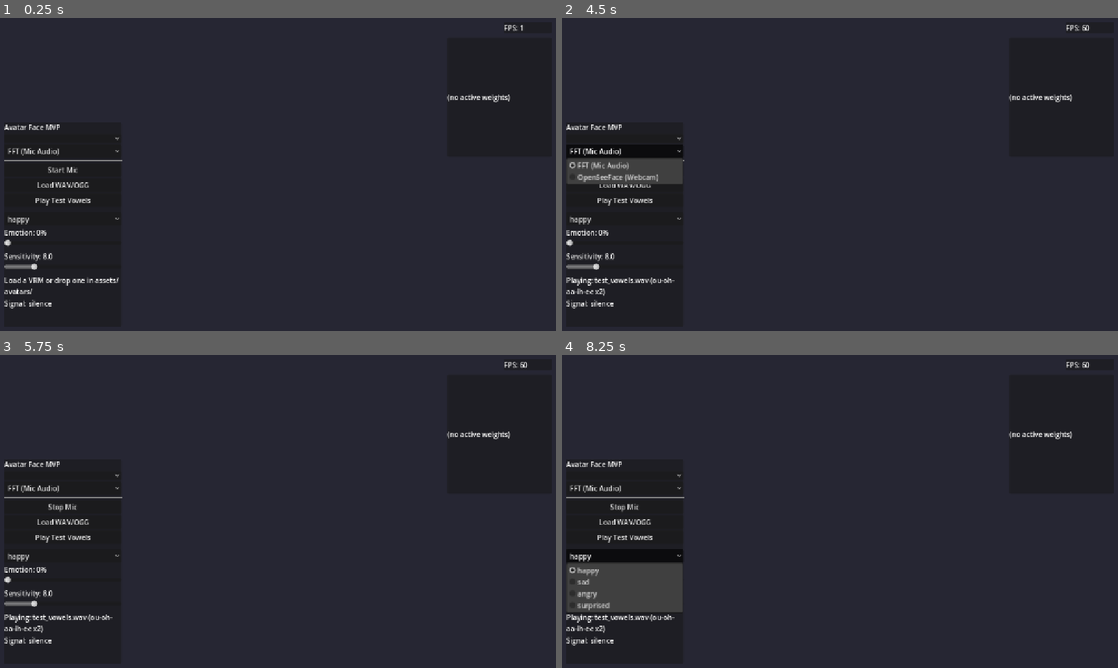
Above: before the commit, frames 1-4 (two rows, left to right).
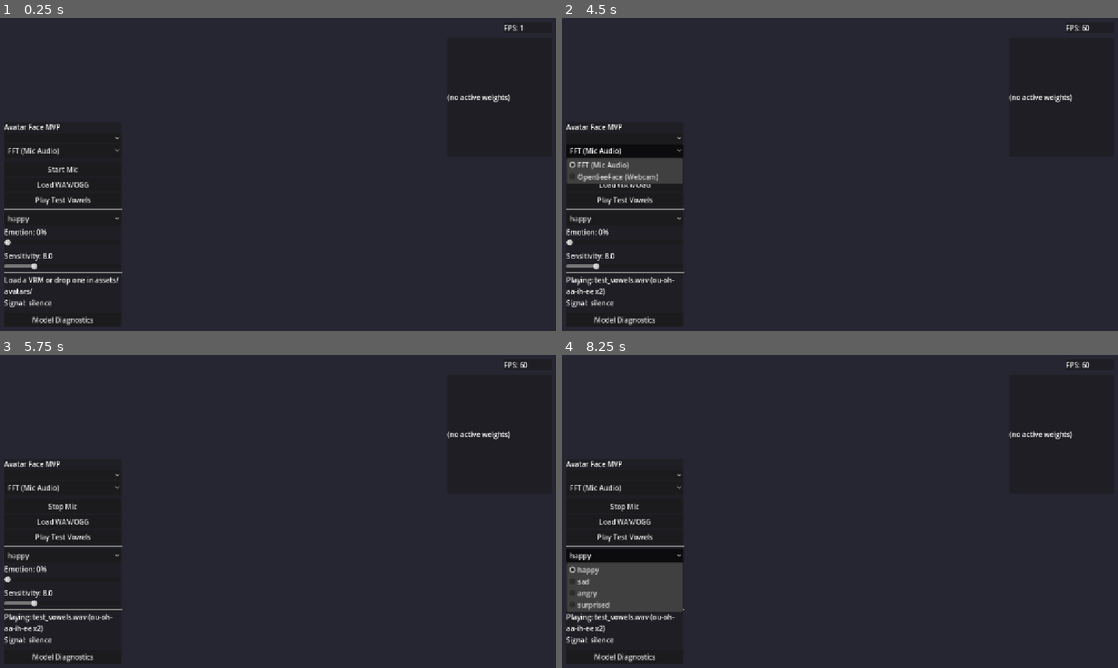
Above: after the commit, the same moments.

Repository: mcp-tool-shop-org/avatar-face-mvp
Game: Godot game, scene res://scenes/main.tscn
Same seed, same stepped clock (60 frames per second), same inputs: the game is played once before the commit and once after it.
Inputs (mouse positions are in pixels of both pictures, inside the frame that each line leads up to):
- Up to frame 1 (0.25 s): no input
- Up to frame 2 (4.5 s): click (623, 318) at 0.5 s, where only the run after the commit has a clickable "Model Diagnostics"; click (623, 318) at 1.25 s, where only the run after the commit has a clickable "Hide Diagnostics"; click "Start Mic" at 2 s; click "Play Test Vowels" at 2.75 s; click "Play Test Vowels" at 3.5 s; click "FFT (Mic Audio)" at 4.25 s
- Up to frame 3 (5.75 s): click "Stop Mic" at 5 s
- Up to frame 4 (8.25 s): click "happy" at 5.75 s; click "FFT (Mic Audio)" at 6.5 s; click "Stop Mic" at 7.25 s; click "happy" at 8 s

The runs differ from the first frame. In frame 1, 1.2% of the frame differs, in the area x 0-22%, y 33-99%; in frame 2, 1.2%; in frame 3, 1.2%; in frame 4, 1.0%.

Commit message:
Add Model Diagnostics panel with blend shape validator
- DiagButton toggles a diagnostics panel (bottom-right) showing:
  - GREEN/YELLOW/RED status based on blend shape coverage
  - Per-viseme mapping check (driver key -> VRM name, OK/MISS)
  - Per-expression mapping check (blink, happy, sad, etc.)
  - List of unmapped blend shapes on the model
- Validator logic: GREEN if >=3 visemes found + >=80% total coverage,
  YELLOW if >=2 visemes, RED otherwise
- Auto-refreshes when avatar is swapped via dropdown
- Enables safe experimentation with non-standard VRM models

Co-Authored-By: Claude Opus 4.6 <noreply@anthropic.com>

Diff:
--- a/scenes/main.tscn
+++ b/scenes/main.tscn
@@ -120,6 +120,37 @@
 layout_mode = 2
 text = "Signal: --"
 
+[node name="Sep5" type="HSeparator" parent="DemoUI/Panel/VBox"]
+layout_mode = 2
+
+[node name="DiagButton" type="Button" parent="DemoUI/Panel/VBox"]
+unique_name_in_owner = true
+layout_mode = 2
+text = "Model Diagnostics"
+
+[node name="DiagPanel" type="PanelContainer" parent="DemoUI"]
+unique_name_in_owner = true
+layout_mode = 1
+anchors_preset = 3
+anchor_left = 1.0
+anchor_top = 1.0
+anchor_right = 1.0
+anchor_bottom = 1.0
+offset_left = -380.0
+offset_top = -500.0
+offset_right = -10.0
+offset_bottom = -10.0
+
+[node name="ScrollContainer" type="ScrollContainer" parent="DemoUI/DiagPanel"]
+layout_mode = 2
+
+[node name="DiagLabel" type="Label" parent="DemoUI/DiagPanel/ScrollContainer"]
+unique_name_in_owner = true
+layout_mode = 2
+size_flags_horizontal = 3
+text = "(click Model Diagnostics)"
+autowrap_mode = 2
+
 [node name="FpsPanel" type="PanelContainer" parent="DemoUI"]
 layout_mode = 1
 anchors_preset = 1
--- a/scripts/avatar_controller.gd
+++ b/scripts/avatar_controller.gd
@@ -208,3 +208,62 @@
 ## Get current audio bus index (for routing AudioStreamPlayer)
 func get_capture_bus_index() -> int:
 	return _audio_bus_idx
+
+
+## Run diagnostics on current avatar's blend shapes against mapping.json.
+## Returns a Dictionary with keys: visemes, expressions, unmapped, status
+func get_model_diagnostics() -> Dictionary:
+	var result: Dictionary = {
+		"visemes": [],       # Array of {driver, vrm_name, found}
+		"expressions": [],   # Array of {driver, vrm_name, found}
+		"unmapped": [],      # Blend shapes on the model not referenced by mapping
+		"status": "none",    # "green" | "yellow" | "red" | "none"
+		"total_shapes": _blend_shape_names.size(),
+	}
+	if _mesh_instance == null or _blend_shape_names.size() == 0:
+		return result
+
+	var mapping: Dictionary = _config.get_viseme_map()
+	var expr_mapping: Dictionary = _config.get_expression_map()
+	var referenced_names: Dictionary = {}
+
+	# Check viseme coverage
+	var viseme_hits := 0
+	var viseme_total := mapping.size()
+	for driver_key in mapping:
+		var vrm_name: String = mapping[driver_key]
+		var found: bool = _blend_shape_cache.has(vrm_name) or _blend_shape_cache.has(vrm_name.to_lower())
+		result["visemes"].append({"driver": driver_key, "vrm_name": vrm_name, "found": found})
+		referenced_names[vrm_name] = true
+		if found:
+			viseme_hits += 1
+
+	# Check expression coverage
+	var expr_hits := 0
+	var expr_total := expr_mapping.size()
+	for driver_key in expr_mapping:
+		var vrm_name: String = expr_mapping[driver_key]
+		var found: bool = _blend_shape_cache.has(vrm_name) or _blend_shape_cache.has(vrm_name.to_lower())
+		result["expressions"].append({"driver": driver_key, "vrm_name": vrm_name, "found": found})
+		referenced_names[vrm_name] = true
+		if found:
+			expr_hits += 1
+
+	# Find unmapped blend shapes
+	for bs_name in _blend_shape_names:
+		if not referenced_names.has(bs_name):
+			result["unmapped"].append(bs_name)
+
+	# Determine status color
+	var total_required := viseme_total + expr_total
+	var total_found := viseme_hits + expr_hits
+	if total_required == 0:
+		result["status"] = "none"
+	elif viseme_hits >= 3 and total_found >= total_required * 0.8:
+		result["status"] = "green"
+	elif viseme_hits >= 2:
+		result["status"] = "yellow"
+	else:
+		result["status"] = "red"
+
+	return result
--- a/scripts/demo_ui.gd
+++ b/scripts/demo_ui.gd
@@ -31,6 +31,9 @@
 @onready var driver_option: OptionButton = %DriverOption
 @onready var avatar_option: OptionButton = %AvatarOption
 @onready var signal_label: Label = %SignalLabel
+@onready var diag_button: Button = %DiagButton
+@onready var diag_panel: PanelContainer = %DiagPanel
+@onready var diag_label: Label = %DiagLabel
 
 
 func _ready():
@@ -44,6 +47,8 @@
 	sensitivity_slider.value_changed.connect(_on_sensitivity_changed)
 	driver_option.item_selected.connect(_on_driver_selected)
 	avatar_option.item_selected.connect(_on_avatar_selected)
+	diag_button.pressed.connect(_on_diag_toggle)
+	diag_panel.visible = false
 
 	# Populate emotion dropdown
 	var emotions := ["happy", "sad", "angry", "surprised"]
@@ -272,3 +277,65 @@
 	var main_node = get_parent()
 	if main_node.has_method("load_avatar"):
 		main_node.load_avatar(idx)
+	# Auto-refresh diagnostics if panel is open
+	if diag_panel.visible:
+		_refresh_diagnostics()
+
+
+## Called by main.gd after a new avatar is loaded
+func on_avatar_loaded():
+	if diag_panel.visible:
+		_refresh_diagnostics()
+
+
+func _on_diag_toggle():
+	diag_panel.visible = not diag_panel.visible
+	if diag_panel.visible:
+		_refresh_diagnostics()
+		diag_button.text = "Hide Diagnostics"
+	else:
+		diag_button.text = "Model Diagnostics"
+
+
+func _refresh_diagnostics():
+	if _avatar_controller == null or not _avatar_controller.has_method("get_model_diagnostics"):
+		diag_label.text = "No avatar loaded"
+		return
+
+	var diag: Dictionary = _avatar_controller.get_model_diagnostics()
+	var text := ""
+
+	# Status badge
+	var status: String = diag.get("status", "none")
+	var total: int = diag.get("total_shapes", 0)
+	if status == "green":
+		text += "[GREEN] Model ready (%d shapes)\n" % total
+	elif status == "yellow":
+		text += "[YELLOW] Partial coverage (%d shapes)\n" % total
+	elif status == "red":
+		text += "[RED] Missing critical shapes (%d shapes)\n" % total
+	else:
+		text += "No model loaded\n"
+
+	# Viseme coverage
+	text += "\n--- VISEMES ---\n"
+	var visemes: Array = diag.get("visemes", [])
+	for v in visemes:
+		var marker: String = "OK" if v["found"] else "MISS"
+		text += "  %s: %s -> %s [%s]\n" % [v["driver"], v["driver"], v["vrm_name"], marker]
+
+	# Expression coverage
+	text += "\n--- EXPRESSIONS ---\n"
+	var expressions: Array = diag.get("expressions", [])
+	for e in expressions:
+		var marker: String = "OK" if e["found"] else "MISS"
+		text += "  %s -> %s [%s]\n" % [e["driver"], e["vrm_name"], marker]
+
+	# Unmapped shapes
+	var unmapped: Array = diag.get("unmapped", [])
+	if unmapped.size() > 0:
+		text += "\n--- UNMAPPED (%d) ---\n" % unmapped.size()
+		for u in unmapped:
+			text += "  %s\n" % u
+
+	diag_label.text = text
--- a/scripts/main.gd
+++ b/scripts/main.gd
@@ -64,6 +64,7 @@
 	_frame_avatar(instance)
 
 	demo_ui.status_label.text = "Loaded: " + path.get_file()
+	demo_ui.on_avatar_loaded()
 	print("Avatar loaded: ", path)
 
 
